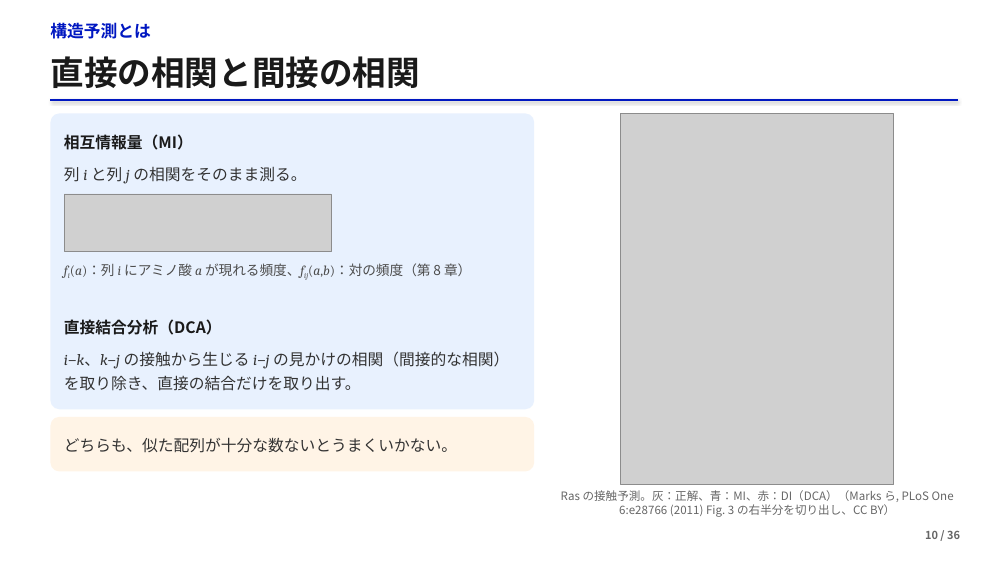
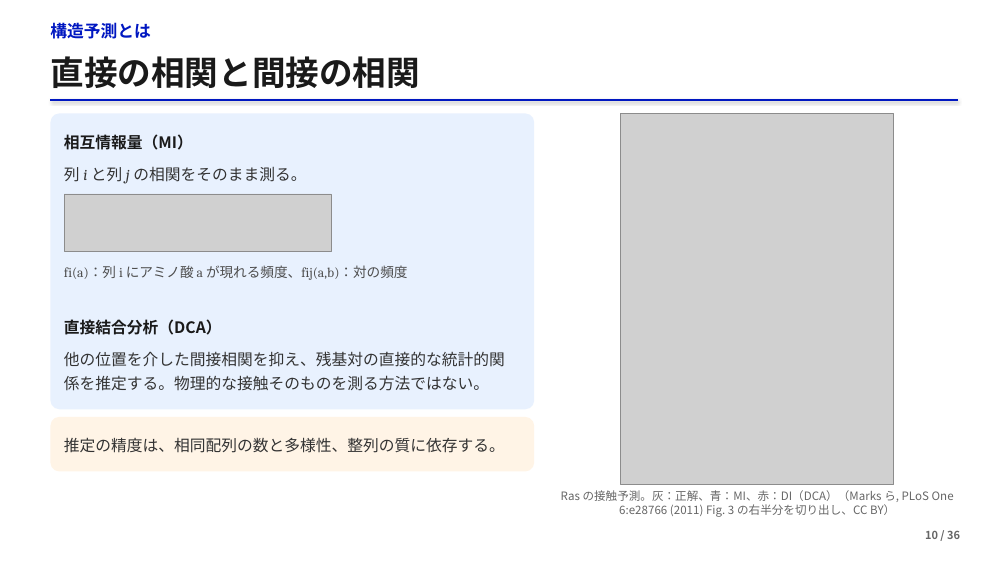
Before and after one commit to matsunagalab/lecture_bioinfo, a slide deck: slide 10 of 05_AlphaFold2による構造予測/05_AlphaFold2による構造予測.pptx. Drawn at 1008x567 pixels with LibreOffice and Linux fonts; fonts in the diff are those of the drawing; grey boxes stand for pictures. Boxes give left, top, right and bottom in pixels: in the first picture for what was removed or moved away, otherwise in the second. Text is boxed around its words. In the diff, an @@ line names an element or a change of style, - is before the commit and + after.

```diff
--- a/05_AlphaFold2による構造予測/05_AlphaFold2による構造予測.pptx
+++ b/05_AlphaFold2による構造予測/05_AlphaFold2による構造予測.pptx
@@ text at (64, 265, 407, 280): text changed; font Noto Sans CJK JP to Cambria @@
-fi(a)：列 i にアミノ酸 a が現れる頻度、fij(a,b)：対の頻度（第 8 章）
+fi(a)：列 i にアミノ酸 a が現れる頻度、fij(a,b)：対の頻度
@@ text at (64, 351, 505, 391): text changed; font Noto Sans CJK JP to Cambria @@
-i–k、k–j の接触から生じる i–j の見かけの相関（間接的な相関）を取り除き、直接の結合だけを取り出す。
+他の位置を介した間接相関を抑え、残基対の直接的な統計的関係を推定する。物理的な接触そのものを測る方法ではない。
@@ text at (64, 437, 505, 453): text changed @@
-どちらも、似た配列が十分な数ないとうまくいかない。
+推定の精度は、相同配列の数と多様性、整列の質に依存する。
```
Also in this commit, not shown: 37 other slides changed, 2 other files.
